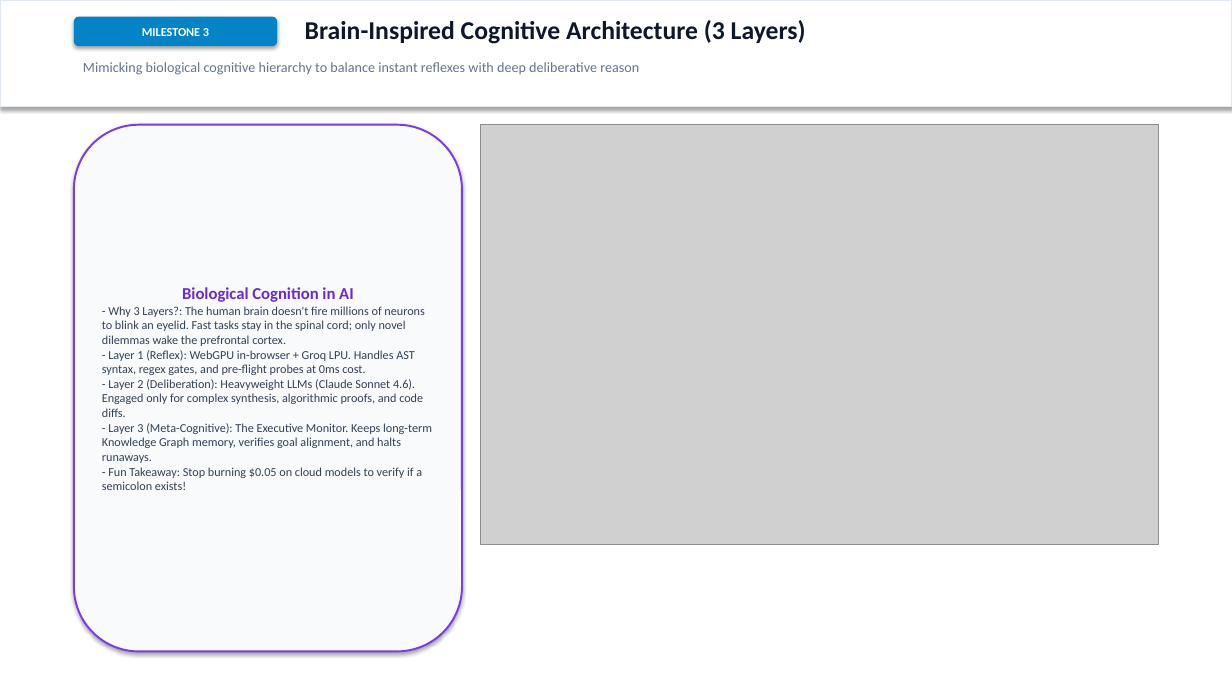
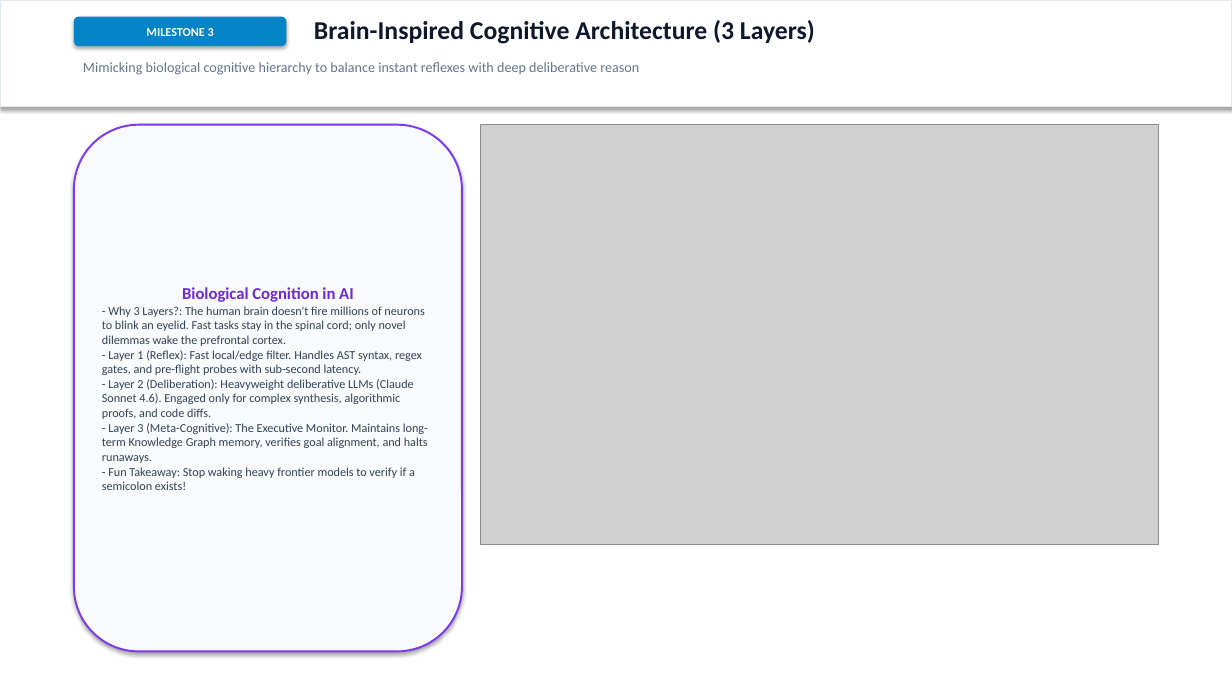
Before and after one commit to cosmosanalytics/uat-copilot-local, a slide deck: slide 4 of AI_Journey_Single_Agent_to_Ambient_Enterprise.pptx. Drawn at 1232x693 pixels with LibreOffice and Linux fonts; fonts in the diff are those of the drawing; grey boxes stand for pictures. Boxes give left, top, right and bottom in pixels: in the first picture for what was removed or moved away, otherwise in the second. Text is boxed around its words. In the diff, an @@ line names an element or a change of style, - is before the commit and + after.

Commit message:
refactor: Update presentation to focus purely on Worker to AI Factory, remove S&OP, finance, and zero-cost claims

```diff
--- a/AI_Journey_Single_Agent_to_Ambient_Enterprise.pptx
+++ b/AI_Journey_Single_Agent_to_Ambient_Enterprise.pptx
@@ rounded rectangle "MILESTONE 3": place and size @@
-rounded rectangle "MILESTONE 3" at [74,17,277,46]
+rounded rectangle "MILESTONE 3" at [74,17,287,46]
@@ text "Brain-Inspired Cognitive Architecture (3 Layers)": place and size @@
-text "Brain-Inspired Cognitive Architecture (3 Layers)" at [305,20,806,44]
+text "Brain-Inspired Cognitive Architecture (3 Layers)" at [314,20,815,44]
@@ text in rounded rectangle at [102,350,428,490]: text changed @@
-- Layer 1 (Reflex): WebGPU in-browser + Groq LPU. Handles AST syntax, regex gates, and pre-flight probes at 0ms cost.
-- Layer 2 (Deliberation): Heavyweight LLMs (Claude Sonnet 4.6). Engaged only for complex synthesis, algorithmic proofs, and code diffs.
-- Layer 3 (Meta-Cognitive): The Executive Monitor. Keeps long-term Knowledge Graph memory, verifies goal alignment, and halts runaways.
-- Fun Takeaway: Stop burning $0.05 on cloud models to verify if a semicolon exists!
+- Layer 1 (Reflex): Fast local/edge filter. Handles AST syntax, regex gates, and pre-flight probes with sub-second latency.
+- Layer 2 (Deliberation): Heavyweight deliberative LLMs (Claude Sonnet 4.6). Engaged only for complex synthesis, algorithmic proofs, and code diffs.
+- Layer 3 (Meta-Cognitive): The Executive Monitor. Maintains long-term Knowledge Graph memory, verifies goal alignment, and halts runaways.
+- Fun Takeaway: Stop waking heavy frontier models to verify if a semicolon exists!
```
Also in this commit, not shown: 8 other slides changed, 1 slide added, 1 slide removed, 6 other files.
